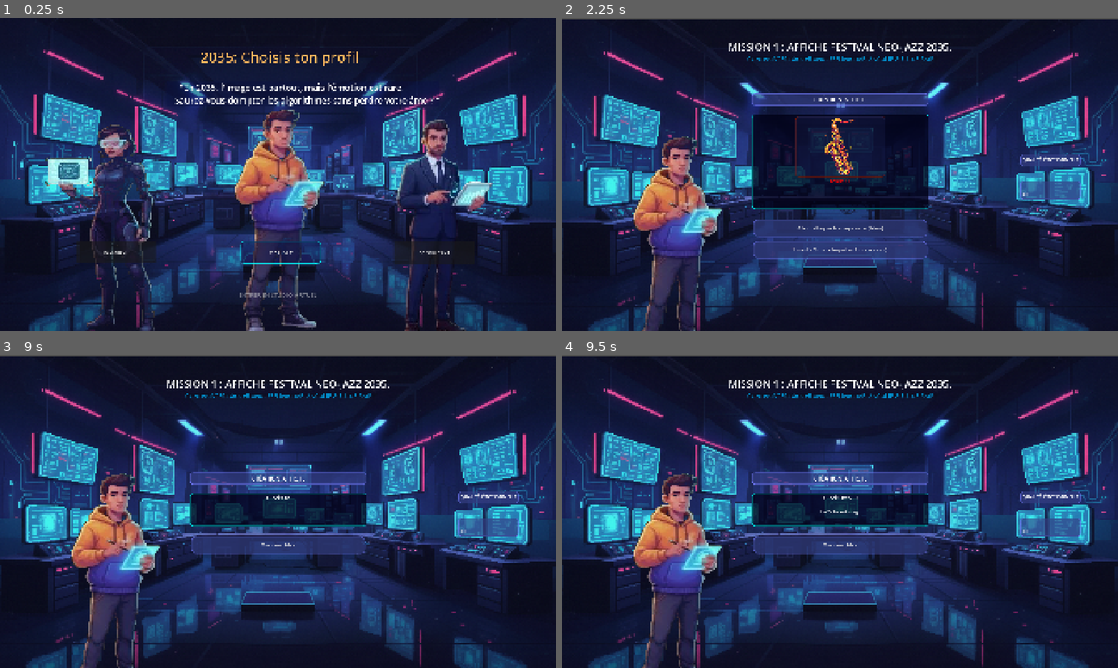
Above: before the commit, frames 1-4 (two rows, left to right).
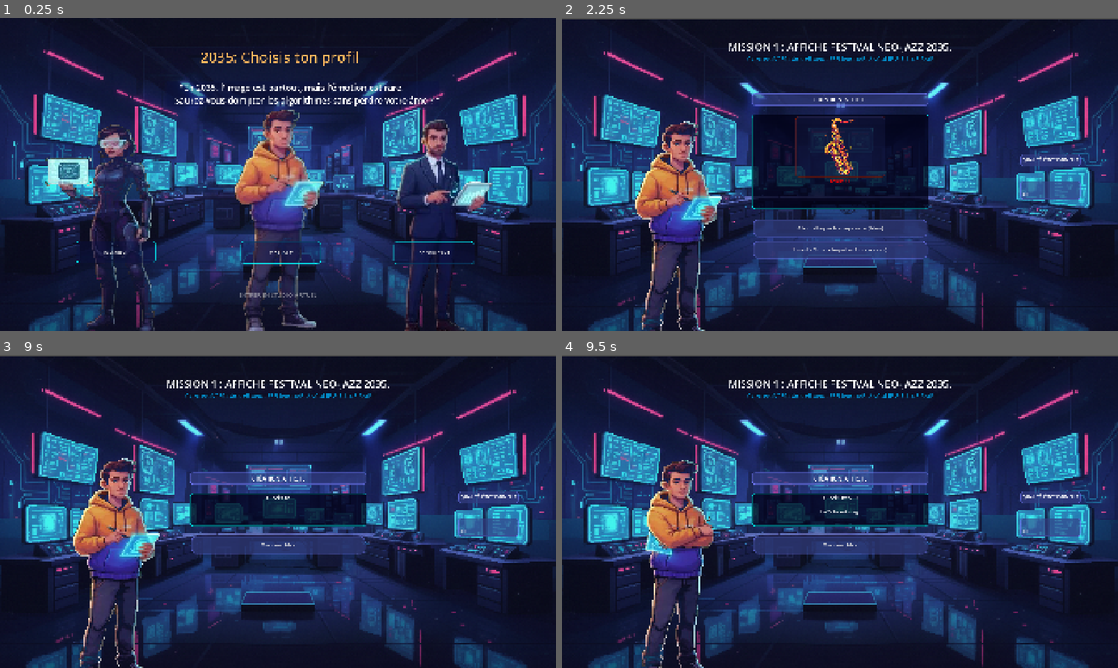
Above: after the commit, the same moments.

Repository: BrasSelva/SeriousGame-Godot-Engine
Game: Godot game, scene res://Scenes/Core/CharacterSelection.tscn
The game is run twice, just before and just after one commit, with the same random seed, the same clock (stepped at 60 frames per second) and the same inputs. This scene is started directly instead of the project's main scene.
Inputs:
- Up to frame 1 (0.25 s): no input
- Up to frame 2 (2.25 s): click "ARTISTE" at 0.5 s; click "ENTRER EN STUDIO VIRTUEL" at 1.25 s; click "Lancer la production IA en mo…" at 2 s
- Up to frame 3 (9 s): click "Aller débloquer la compétence…" at 2.75 s; click "Direction Artistique" at 3.5 s; click "A - Je demande plus de pixels." at 4.25 s; click "RETOUR À LA MISSION" at 5 s; click "Visiter l'Arbre de Compétences" at 5.75 s; click "Direction Artistique" at 6.5 s; click "B - Je modifie le prompt pour…" at 7.25 s; click "RETOUR À LA MISSION" at 8 s; click "Appliquer ma 'Direction Artis…" at 8.75 s
- Up to frame 4 (9.5 s): no input

The runs differ from the first frame. In frame 1, 0.7% of the frame differs, in the area x 13-86%, y 71-79%; in frame 2, 4.7%, in the area x 12-29%, y 32-100%; in frame 3, 4.7%; in frame 4, 4.6%.

Commit message:
Fix: Maintien de la posture bras croisés pour Youcef (Artiste) après l'animation

Diff:
--- a/Scenes/Core/CharacterSelection.tscn
+++ b/Scenes/Core/CharacterSelection.tscn
@@ -136,6 +136,7 @@
 offset_top = 769.0
 offset_right = 538.0
 offset_bottom = 846.0
+theme_override_styles/normal = SubResource("StyleBoxFlat_e40r0")
 text = "INGENIEUR"
 
 [node name="ConsultantName" type="Button" parent="." unique_id=34089446]
@@ -144,4 +145,5 @@
 offset_top = 771.0
 offset_right = 1639.0
 offset_bottom = 850.0
+theme_override_styles/normal = SubResource("StyleBoxFlat_e40r0")
 text = "CONSULTANT"
--- a/Scenes/Core/ScenarioParser.tscn
+++ b/Scenes/Core/ScenarioParser.tscn
@@ -5,6 +5,7 @@
 [ext_resource type="Texture2D" uid="uid://codnr1fptedil" path="res://_Assets/Images/saxophone.png" id="4_5ahm8"]
 [ext_resource type="PackedScene" uid="uid://d1emk4jdbcs6v" path="res://Scenes/Core/idle_ingenieur.tscn" id="4_cvtlb"]
 [ext_resource type="PackedScene" uid="uid://dtrpl4chqloo2" path="res://Scenes/Core/idle_artiste.tscn" id="4_lynfm"]
+[ext_resource type="PackedScene" uid="uid://18e34br6ulee" path="res://Scenes/Core/arms_cross_artiste.tscn" id="4_vmplv"]
 [ext_resource type="PackedScene" uid="uid://clipwbvg6fkre" path="res://Scenes/Core/idle_consultant.tscn" id="5_cvtlb"]
 
 [sub_resource type="StyleBoxFlat" id="StyleBoxFlat_iajxc"]
@@ -120,8 +121,8 @@
 [node name="Node2D" parent="MainLayout/LeftPanel_Perso" unique_id=1972595146 instance=ExtResource("4_lynfm")]
 position = Vector2(401, 700)
 
-[node name="Node2D2" parent="MainLayout/LeftPanel_Perso" unique_id=1785609953 instance=ExtResource("4_lynfm")]
-position = Vector2(401, 745)
+[node name="Node2D3_Artiste" parent="MainLayout/LeftPanel_Perso" unique_id=1886318964 instance=ExtResource("4_vmplv")]
+position = Vector2(401, 744)
 script = null
 
 [node name="Node2D_Ingenieur" parent="MainLayout/LeftPanel_Perso" unique_id=839246555 instance=ExtResource("4_cvtlb")]
--- a/Scenes/Core/TestParser.tscn
+++ b/Scenes/Core/TestParser.tscn
@@ -1,8 +1,7 @@
 [gd_scene format=3 uid="uid://0tdfbjmoyrex"]
 
-[ext_resource type="Script" uid="uid://clc3i6rh2nkhg" path="res://Scripts/Utils/ScenarioParser.gd" id="1_xnajp"]
 [ext_resource type="Texture2D" uid="uid://bxodmortvbhxr" path="res://_Assets/Images/backgrounds/background_sci_fi.png" id="2_6ywjb"]
-[ext_resource type="PackedScene" uid="uid://cqd2njmmyes5n" path="res://Scenes/Core/arms_cross_artiste.tscn" id="3_0rlx3"]
+[ext_resource type="PackedScene" uid="uid://18e34br6ulee" path="res://Scenes/Core/arms_cross_artiste.tscn" id="3_0rlx3"]
 
 [node name="Control" type="Control" unique_id=21478466]
 layout_mode = 3
@@ -13,7 +12,6 @@
 offset_bottom = 75.0
 grow_horizontal = 2
 grow_vertical = 2
-script = ExtResource("1_xnajp")
 
 [node name="Background" type="TextureRect" parent="." unique_id=1402341768]
 layout_mode = 1
@@ -45,6 +43,7 @@
 
 [node name="Node2D" parent="MainLayout/LeftPanel_Perso" unique_id=1972595146 instance=ExtResource("3_0rlx3")]
 position = Vector2(534, 671)
+script = null
 
 [node name="CenterPanel_Story" type="VBoxContainer" parent="MainLayout" unique_id=1737113999]
 layout_mode = 2
--- a/Scripts/Controllers/test.tscn
+++ /dev/null
@@ -1,3 +0,0 @@
-[gd_scene format=3 uid="uid://cki21xm0xq5hc"]
-
-[node name="Test" type="Node2D" unique_id=139190762]
--- a/Scripts/Utils/ScenarioParser.gd
+++ b/Scripts/Utils/ScenarioParser.gd
@@ -12,7 +12,7 @@
 
 # Personnage Artiste
 @onready var scene_idle = $MainLayout/LeftPanel_Perso/Node2D
-@onready var scene_arms = $MainLayout/LeftPanel_Perso/Node2D2
+@onready var scene_arms = $MainLayout/LeftPanel_Perso/Node2D3_Artiste
 
 # Personnage Ingénieur
 @onready var scene_ingenieur = $MainLayout/LeftPanel_Perso/Node2D_Ingenieur
--- a/_Assets/UI/test.tscn
+++ /dev/null
@@ -1,3 +0,0 @@
-[gd_scene format=3 uid="uid://dbeck4b752tpv"]
-
-[node name="Test" type="Node2D" unique_id=1253823703]
